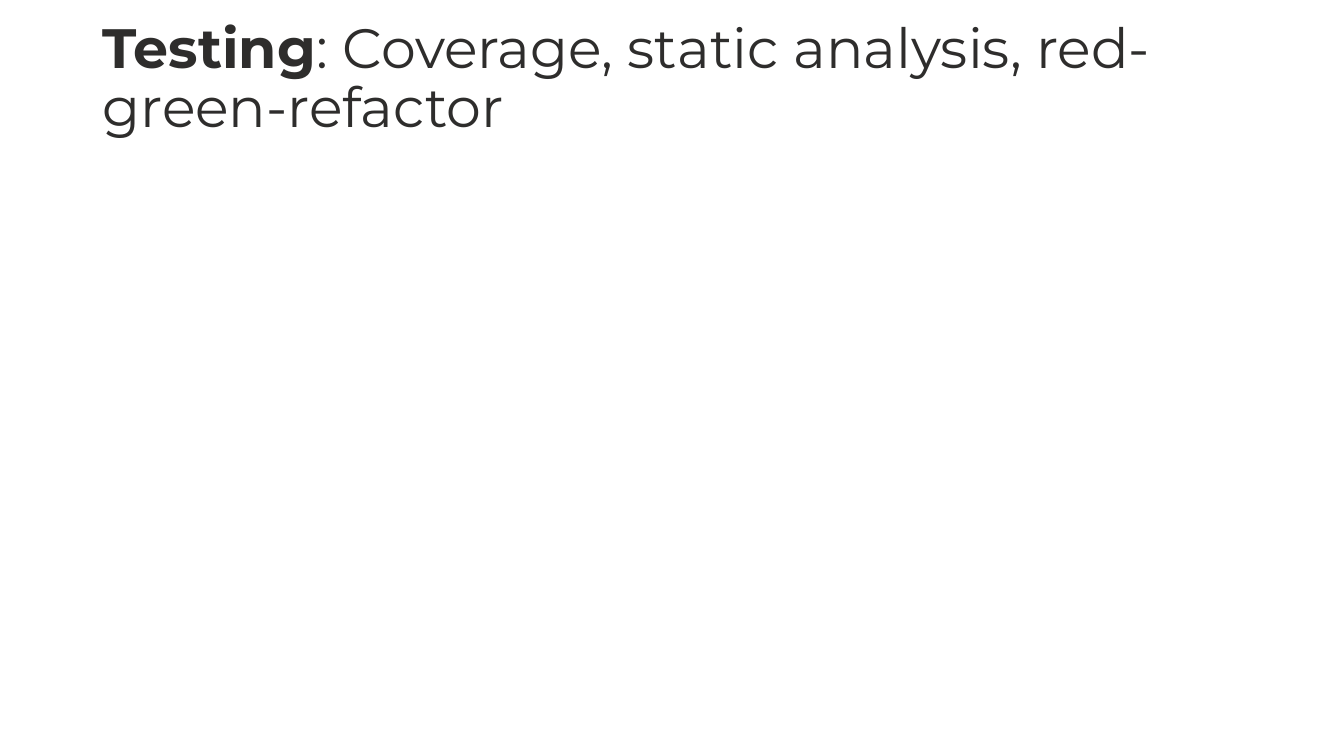
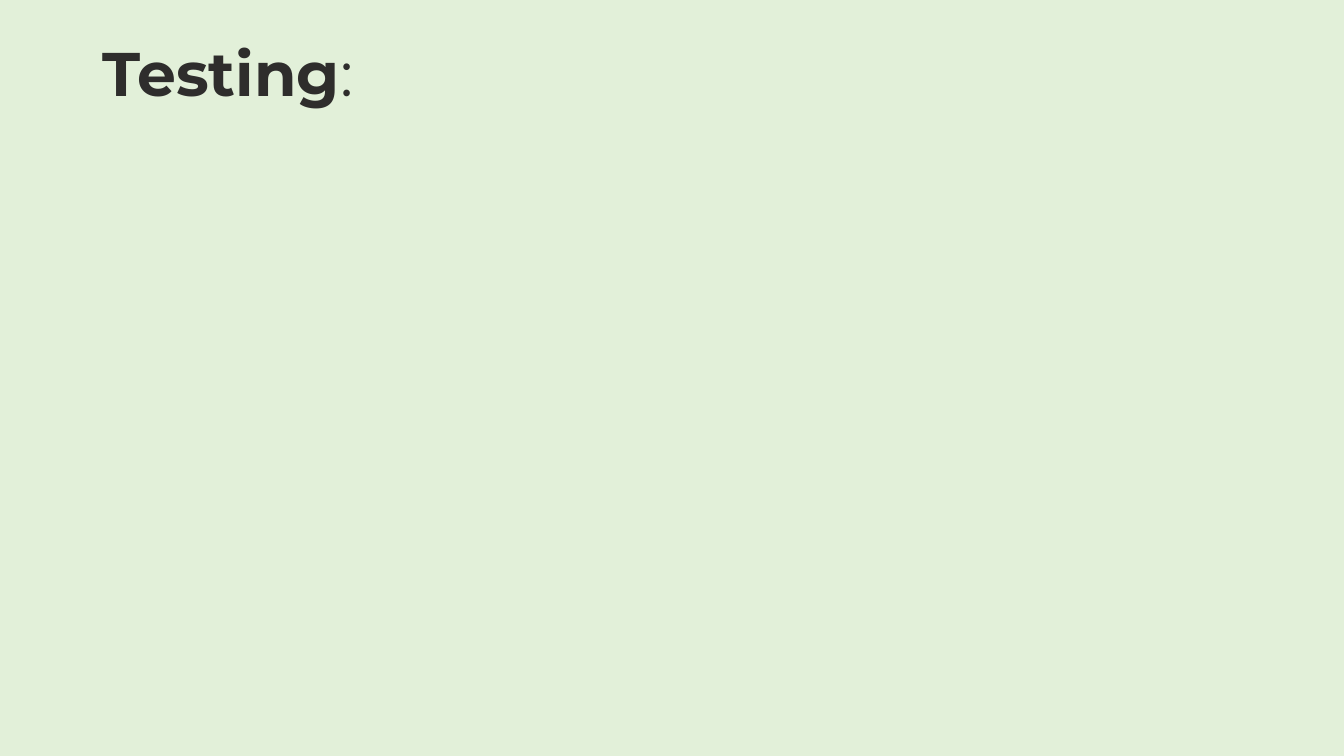
Before and after one commit to shivalasvegas/HobbyProject, a slide deck: slide 16 of PROJECT_FILES/hobbyProject_shefeltgood.pptx (slide 6 before the commit). Drawn at 1344x756 pixels with LibreOffice and Linux fonts; fonts in the diff are those of the drawing. Boxes give left, top, right and bottom in pixels: in the first picture for what was removed or moved away, otherwise in the second. Text is boxed around its words. In the diff, an @@ line names an element or a change of style, - is before the commit and + after.

```diff
--- a/PROJECT_FILES/hobbyProject_shefeltgood.pptx
+++ b/PROJECT_FILES/hobbyProject_shefeltgood.pptx
@@ background #FFFFFF to #E2F0D9 @@
@@ title at <box>102,47,353,109</box>: text changed; size 39.6 to 44 pt; bold on @@
-Testing: Coverage, static analysis, red-green-refactor
+Testing:
```
Also in this commit, not shown: 4 other slides changed, 14 slides added, 8 slides removed, 51 other files.
